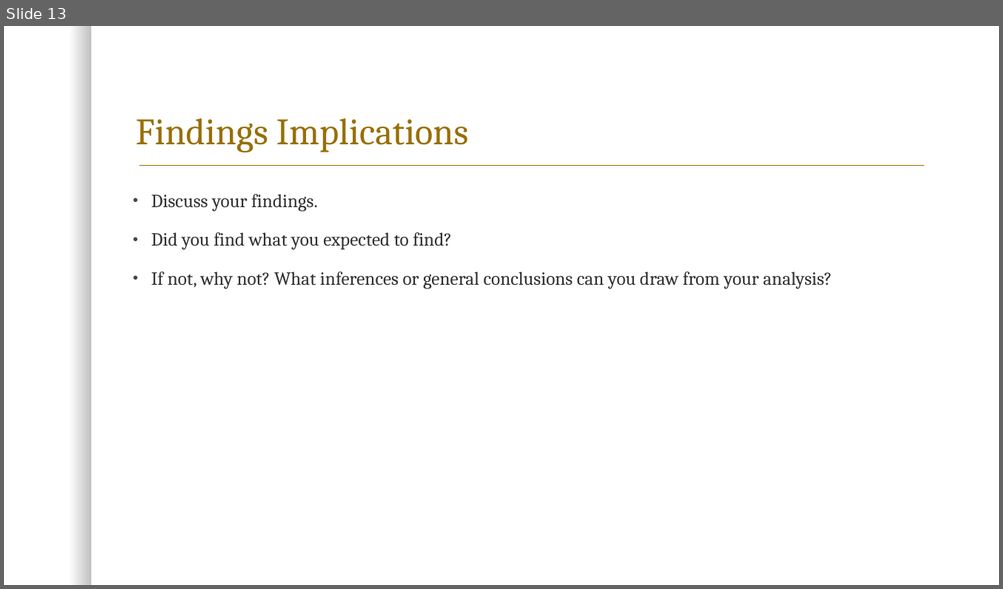
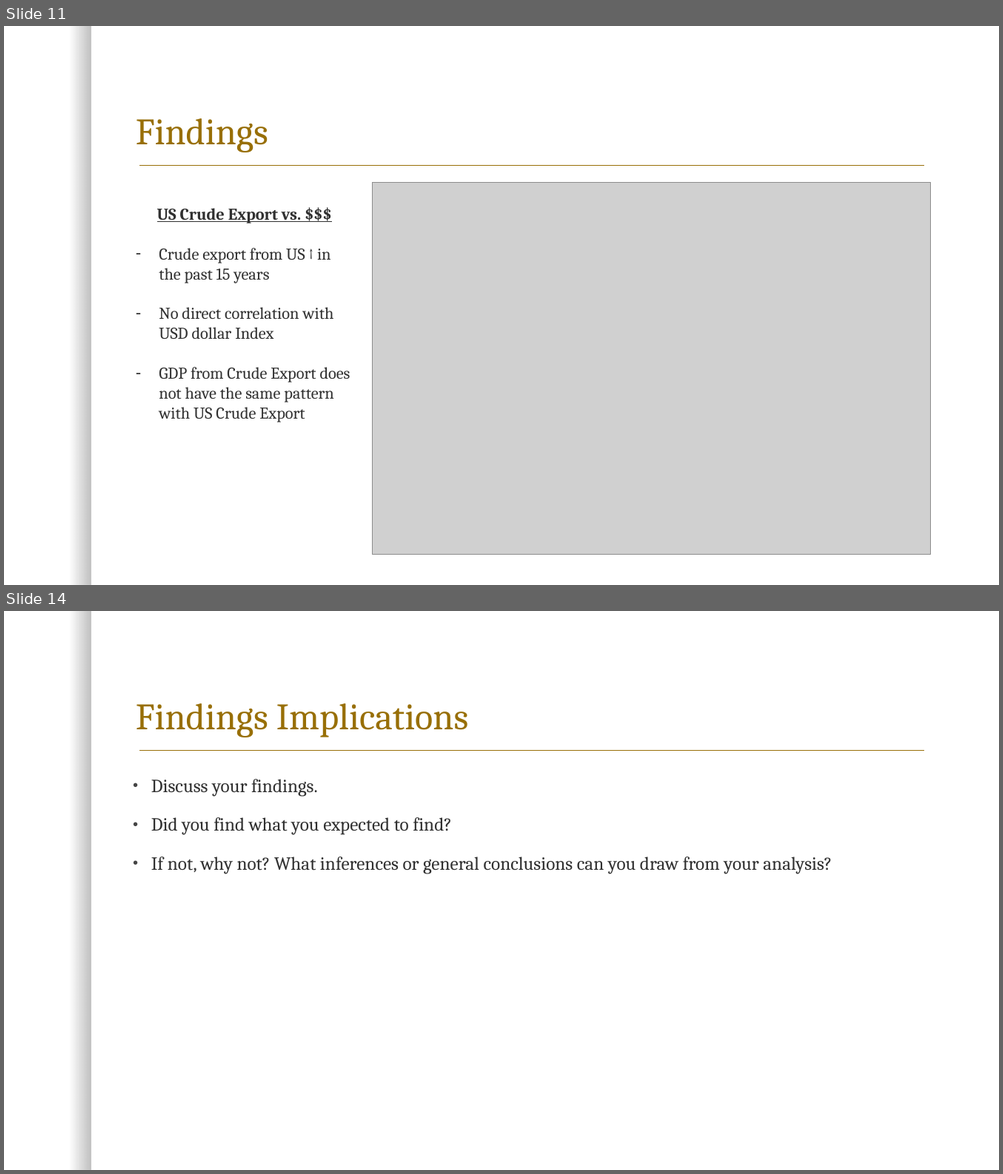
Before and after one commit to kk-deng/CanadaEnergyIE, a slide deck: Project 1.pptx. Shown one above the other, each under a label of ours: slide 13 before the commit, slides 11 and 14 after it; the slides between them are not shown. The pictures are 1003x589 and 1003x1174 pixels, drawn with LibreOffice and Linux fonts; fonts in the diff are those of the drawing; grey boxes stand for pictures; background and template pictures are left out. Boxes give left, top, right and bottom in pixels: in the first picture for what was removed or moved away, otherwise in the second. Text is boxed around its words. In the diff, an @@ line names an element or a change of style, - is before the commit and + after.

```diff
--- a/Project 1.pptx
+++ b/Project 1.pptx
@@ slide 11 added at bbox=[4, 26, 999, 585], background #FFFFFF; not listed: 2 template elements that a slide beside it also shows @@
@@ title added at bbox=[136, 118, 268, 153], 36 pt, text #986F07 @@
+Findings
@@ picture added at bbox=[372, 183, 930, 555] @@
@@ text added at bbox=[157, 208, 350, 423], 16 pt, text #303030 @@
+US Crude Export vs. $$$
+– Crude export from US ↑ in the past 15 years
+– No direct correlation with USD dollar Index
+– GDP from Crude Export does not have the same pattern with US Crude Export
@@ what was slide 13 is now slide 14 @@
```
Also in this commit, not shown: 2 slides changed, 2 other slides added, 2 slides removed, 1 other file.
